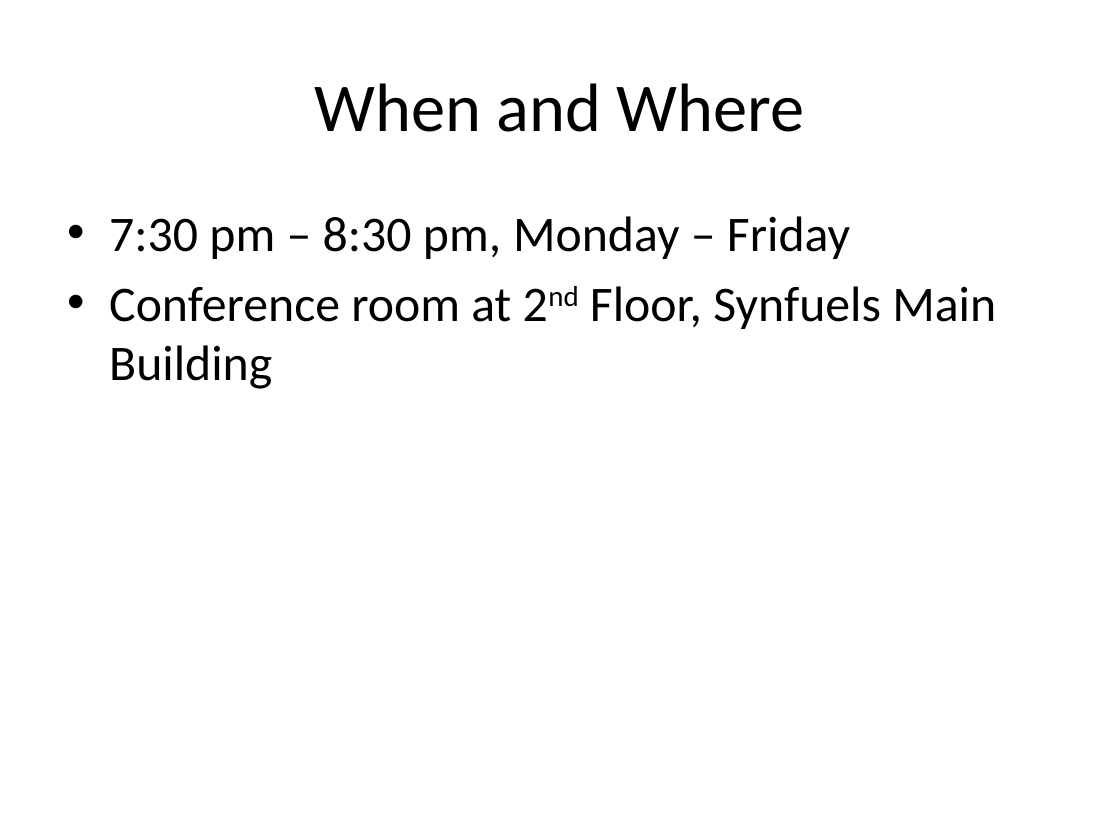
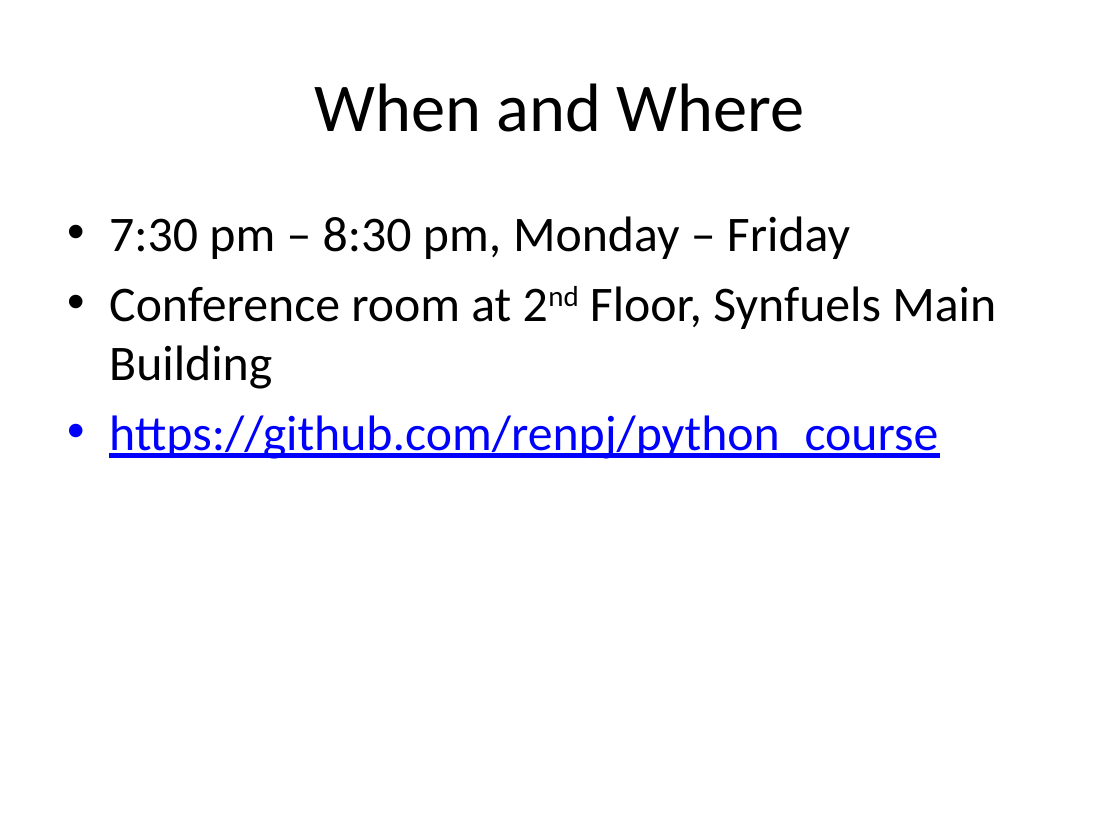
Before and after one commit to renpj/python_course, a slide deck: slide 6 of slides/Python course 0_introduction.pptx. Drawn at 1120x840 pixels with LibreOffice and Linux fonts; fonts in the diff are those of the drawing. Boxes give left, top, right and bottom in pixels: in the first picture for what was removed or moved away, otherwise in the second. Text is boxed around its words. In the diff, an @@ line names an element or a change of style, - is before the commit and + after.

```diff
--- a/slides/Python course 0_introduction.pptx
+++ b/slides/Python course 0_introduction.pptx
@@ text at (x1=109, y1=415, x2=938, y2=459): paragraph added @@
+• https://github.com/renpj/python_course
```
Also in this commit, not shown: 1 other file.
